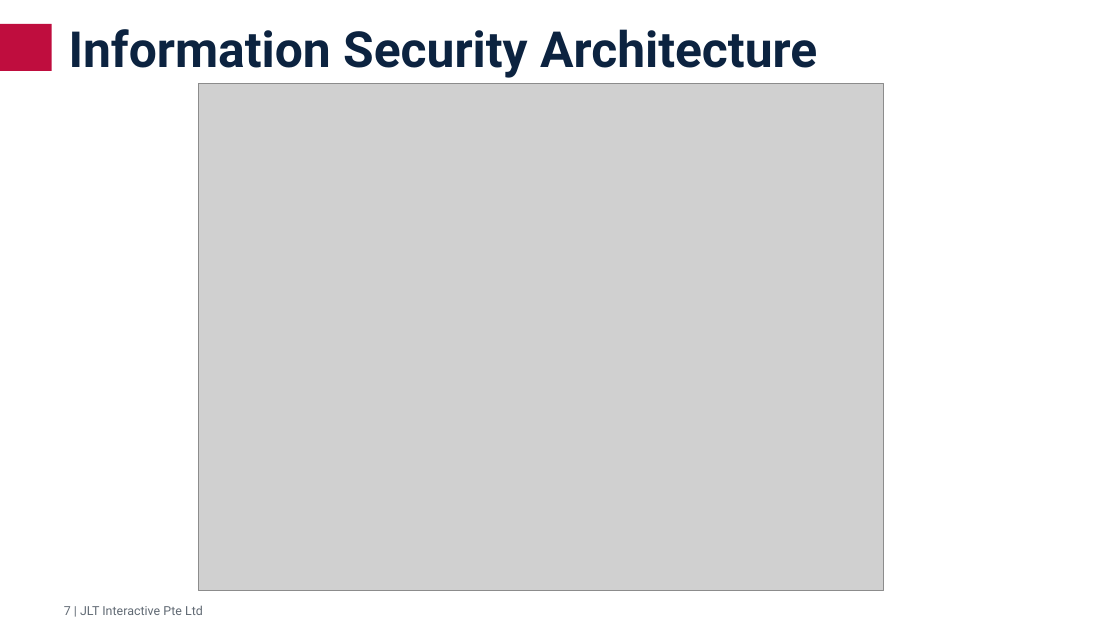
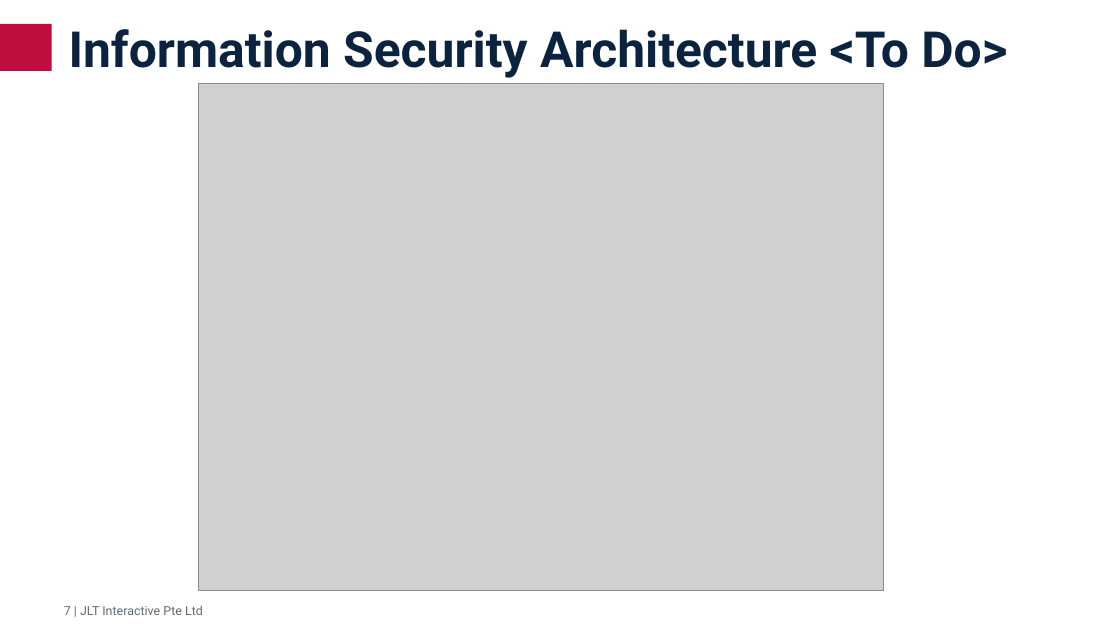
Before and after one commit to Prabhuduraik/Samples, a slide deck: slide 8 of JLTi_Sitecore-JLT Websites.ppt. Drawn at 1120x630 pixels with LibreOffice and Linux fonts; fonts in the diff are those of the drawing; grey boxes stand for pictures. Boxes give left, top, right and bottom in pixels: in the first picture for what was removed or moved away, otherwise in the second. Text is boxed around its words. In the diff, an @@ line names an element or a change of style, - is before the commit and + after.

```diff
--- a/JLTi_Sitecore-JLT Websites.ppt
+++ b/JLTi_Sitecore-JLT Websites.ppt
@@ title at [69, 29, 1007, 78]: text changed @@
-Information Security Architecture
+Information Security Architecture <To Do>
```
Also in this commit, not shown: 5 other slides changed, 1 slide added, 2 slides removed, 1 other file.
